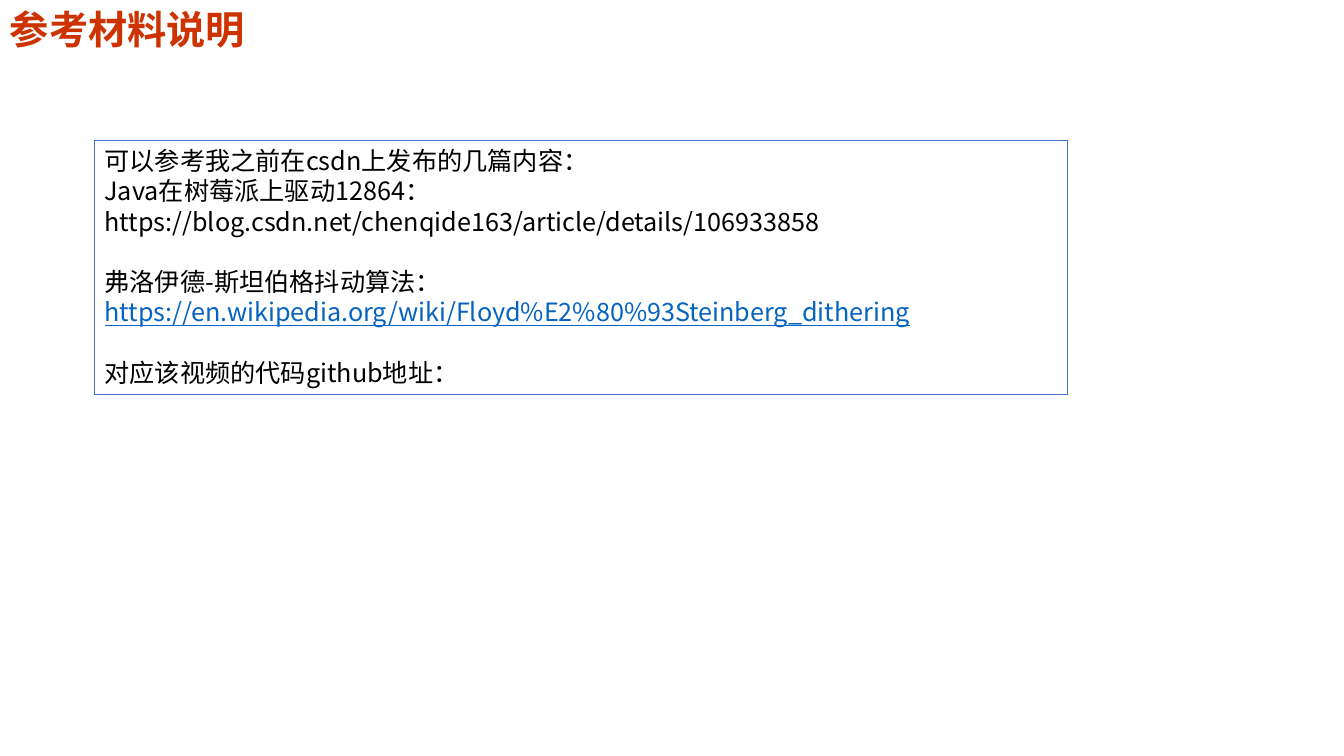
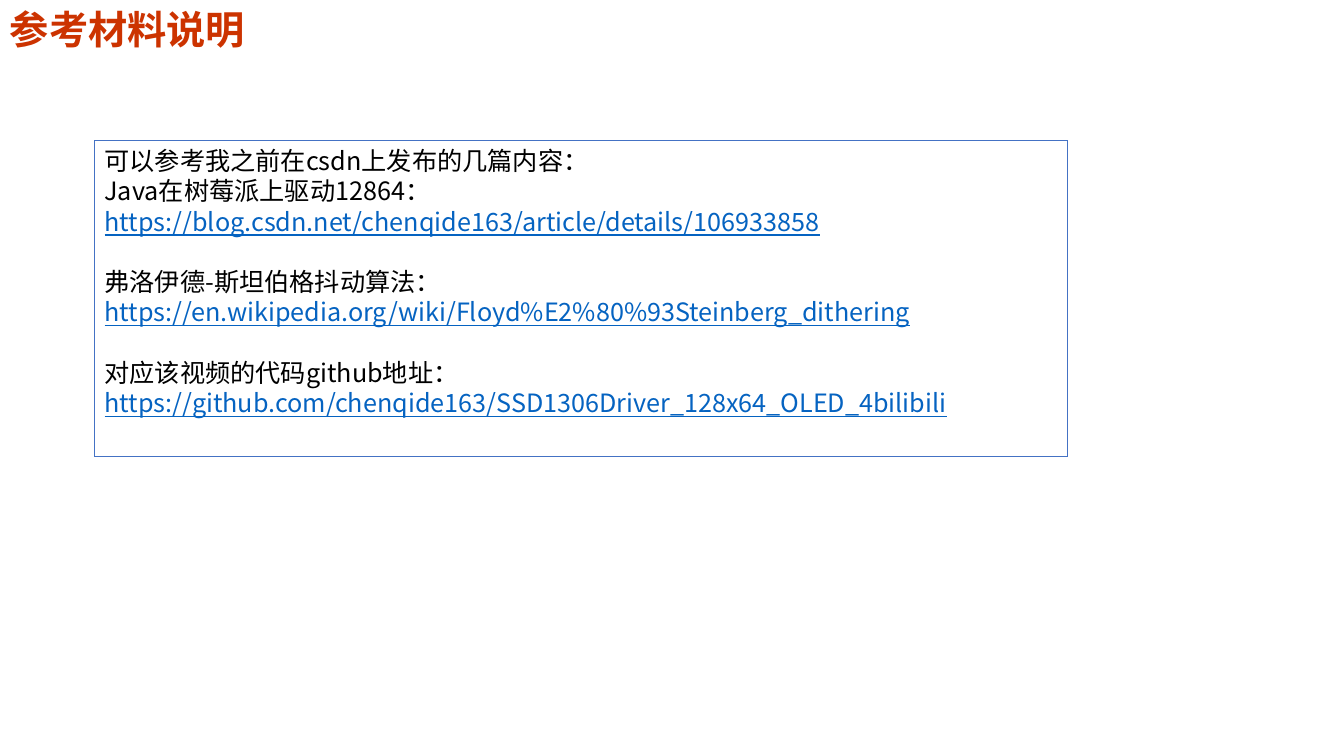
Before and after one commit to chenqide163/SSD1306Driver_128x64_OLED_4bilibili, a slide deck: slide 6 of document/关键讲解.pptx. Drawn at 1344x756 pixels with LibreOffice and Linux fonts; fonts in the diff are those of the drawing. Boxes give left, top, right and bottom in pixels: in the first picture for what was removed or moved away, otherwise in the second. Text is boxed around its words. In the diff, an @@ line names an element or a change of style, - is before the commit and + after.

```diff
--- a/document/关键讲解.pptx
+++ b/document/关键讲解.pptx
@@ rectangle "可以参考我之前在csdn上发布的几篇内容：": place and size @@
-rectangle "可以参考我之前在csdn上发布的几篇内容：" at box(95, 140, 1068, 394)
+rectangle "可以参考我之前在csdn上发布的几篇内容：" at box(95, 140, 1068, 456)
@@ text in rectangle at box(105, 211, 820, 237): text colour #000000 to #0563C1, underline on in "https://blog.csdn.net/chenqide163/article/details/106933858" @@
@@ text in rectangle at box(105, 386, 947, 418): paragraph added @@
+https://github.com/chenqide163/SSD1306Driver_128x64_OLED_4bilibili
```
Also in this commit, not shown: 1 other slide changed, 12 other files.
